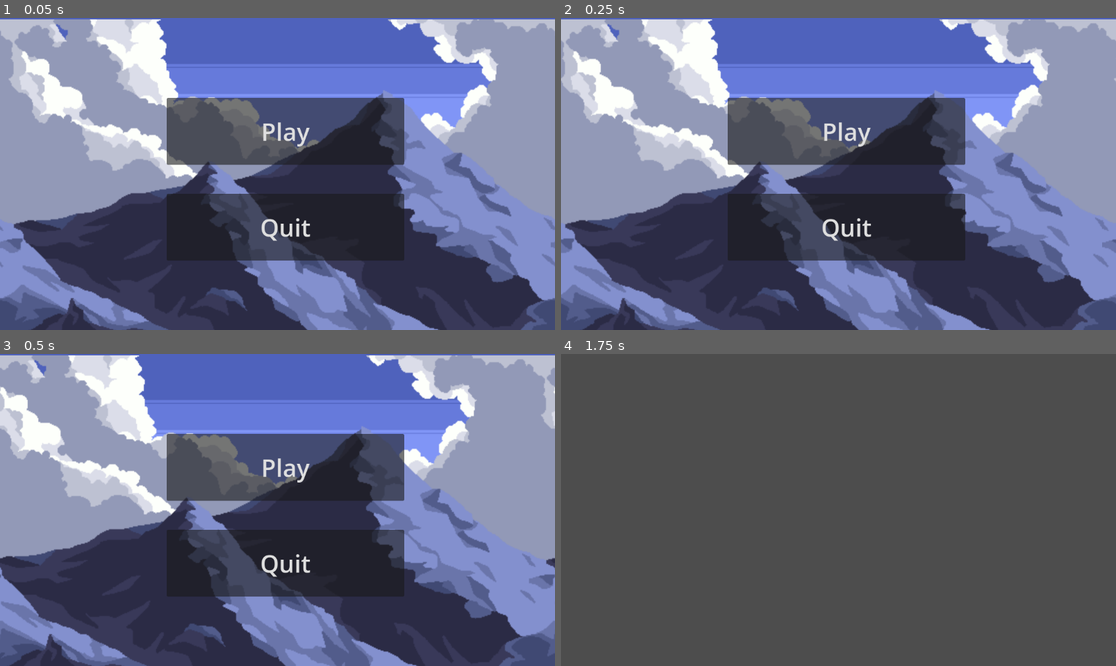
Above: before the commit, frames 1-4 (two rows, left to right).
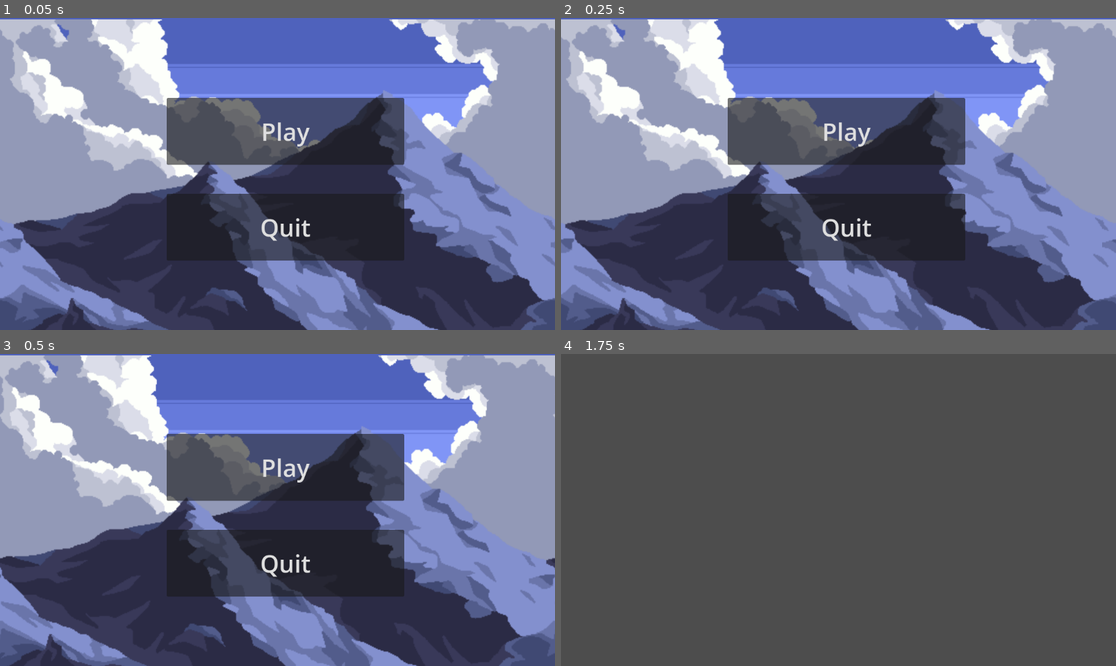
Above: after the commit, the same moments.

Repository: DikiePercy/hackathon-gamejam
Game: Godot game, scene res://scenes/menu/node_2d.tscn
Same seed, same stepped clock (60 frames per second), same inputs: the game is played once before the commit and once after it. This scene is started directly instead of the project's main scene.
Inputs:
- Up to frame 1 (0.05 s): no input
- Up to frame 2 (0.25 s): no input
- Up to frame 3 (0.5 s): no input
- Up to frame 4 (1.75 s): click "Play" at 0.5 s; tap Enter at 1.25 s

The runs differ from the first frame. In frame 1, 1.1% of the frame differs, in the area x 0-100%, y 0-52%; in frame 2, 5.4%; in frame 3, 9.1%; in frame 4, nothing differs.

Commit message:
parallax

Diff:
--- a/scenes/menu/parallax_background.tscn
+++ b/scenes/menu/parallax_background.tscn
@@ -9,6 +9,7 @@
 script = ExtResource("1_f6t8o")
 
 [node name="ParallaxLayer" type="ParallaxLayer" parent="." unique_id=999101791]
+motion_scale = Vector2(0.2, 1)
 motion_mirroring = Vector2(1150, 0)
 
 [node name="1" type="Sprite2D" parent="ParallaxLayer" unique_id=1286366397]
@@ -17,6 +18,7 @@
 texture = ExtResource("1_yptfp")
 
 [node name="ParallaxLayer2" type="ParallaxLayer" parent="." unique_id=1242089278]
+motion_scale = Vector2(0.5, 1)
 motion_mirroring = Vector2(1150, 0)
 
 [node name="2" type="Sprite2D" parent="ParallaxLayer2" unique_id=1680971103]
